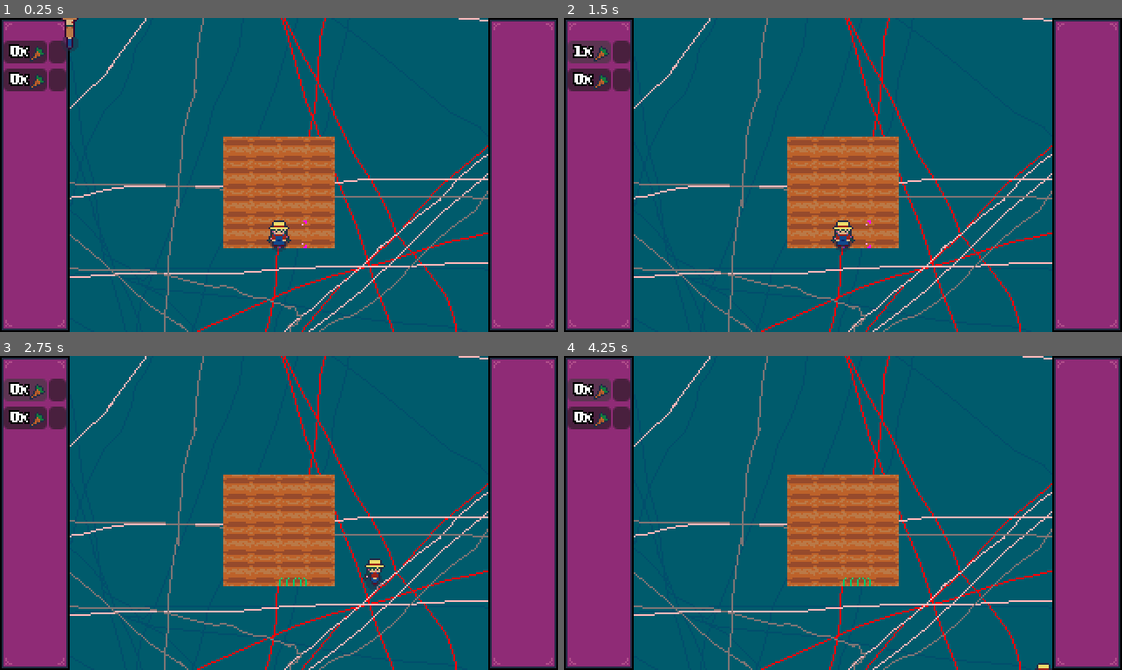
Above: before the commit, frames 1-4 (two rows, left to right).
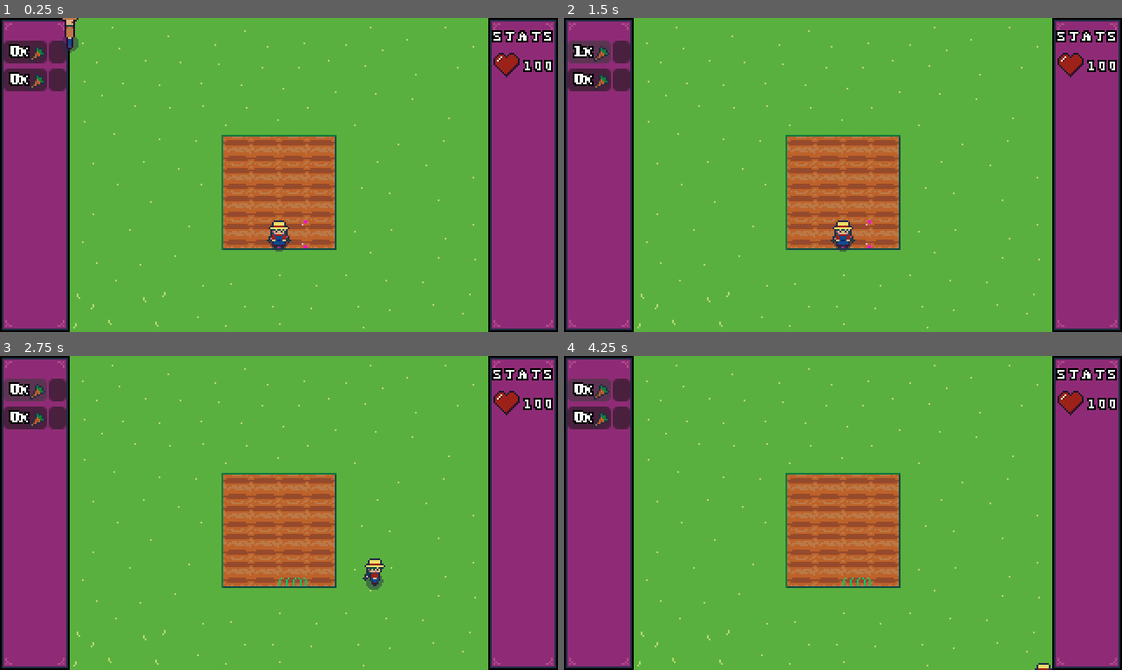
Above: after the commit, the same moments.

Repository: ghoulBlade3/harvest_bounty
Game: Godot game, scene res://main.tscn
The game is run twice, just before and just after one commit, with the same random seed, the same clock (stepped at 60 frames per second) and the same inputs.
Inputs (mouse positions are in pixels of both pictures, inside the frame that each line leads up to):
- Up to frame 1 (0.25 s): no input
- Up to frame 2 (1.5 s): click (619, 52) at 0.52 s; click (591, 52) at 1.27 s
- Up to frame 3 (2.75 s): tap Enter at 2 s; hold D (move_right) from 2.03 s (still down); tap E (interact) at 2.1 s
- Up to frame 4 (4.25 s): release D (move_right) at 2.78 s; hold S (move_down) 2.78-3.53 s; tap E (interact) at 2.85, 3.8 s; hold D (move_right) from 3.53 s (still down); tap R (water) at 3.6 s

The runs differ from the first frame. In frame 1, 69% of the frame differs, in the area x 12-100%, y 0-100%; in frame 2, 69%; in frame 3, 68%; in frame 4, 69%.
Error after the commit: Invalid call. Nonexistent function 'update_text' in base 'RichTextLabel'. (res://scripts/farmland.gd:58)

Commit message:
added_more_textures_and_adding_powers

Diff:
--- a/main.tscn
+++ b/main.tscn
@@ -10,7 +10,9 @@
 [ext_resource type="PackedScene" uid="uid://brw1cni5jksvl" path="res://scenes/buttons.tscn" id="6_7mycd"]
 [ext_resource type="Texture2D" uid="uid://dqq2uo8oilgpr" path="res://textures/player/water_test.png" id="8_4c57u"]
 [ext_resource type="Texture2D" uid="uid://b23lps3fygynn" path="res://textures/enemy/bounty-hunter.png" id="10_4c57u"]
+[ext_resource type="FontFile" uid="uid://btuwvdh4n3pm6" path="res://textures/fonts/PixelSerif_16px_v02.ttf" id="10_dg77c"]
 [ext_resource type="Script" uid="uid://pkut6cev4m04" path="res://enemy_bounty_hunter.gd" id="10_efxa6"]
+[ext_resource type="Texture2D" uid="uid://bjafpjcq12yqy" path="res://textures/ui/health.png" id="11_ycdy4"]
 
 [sub_resource type="TileSetScenesCollectionSource" id="TileSetScenesCollectionSource_1bvp3"]
 scenes/1/scene = ExtResource("4_1bvp3")
@@ -325,6 +327,7 @@
 metadata/_edit_lock_ = true
 
 [node name="background" type="Sprite2D" parent="." unique_id=1353185167]
+position = Vector2(0, 6)
 texture = ExtResource("1_h2yge")
 metadata/_edit_lock_ = true
 
@@ -377,8 +380,9 @@
 anchors_preset = 0
 offset_left = -160.0
 offset_top = -90.0
-offset_right = -120.0
+offset_right = 160.0
 offset_bottom = 90.0
+metadata/_edit_lock_ = true
 
 [node name="buttons" parent="camera/button_holder" unique_id=59998802 instance=ExtResource("6_7mycd")]
 layout_mode = 0
@@ -396,6 +400,40 @@
 offset_bottom = 42.0
 kPlantName = "torrac"
 
+[node name="stats_heading" type="RichTextLabel" parent="camera/button_holder" unique_id=850482350]
+texture_filter = 1
+layout_mode = 0
+offset_left = 282.0
+offset_top = 2.0
+offset_right = 319.0
+offset_bottom = 21.0
+mouse_filter = 2
+theme_override_constants/outline_size = 4
+theme_override_fonts/normal_font = ExtResource("10_dg77c")
+theme_override_font_sizes/normal_font_size = 9
+text = "S T A T S
+"
+horizontal_alignment = 1
+vertical_alignment = 1
+
+[node name="health_icon" type="Sprite2D" parent="camera/button_holder" unique_id=642497649]
+position = Vector2(291, 26)
+texture = ExtResource("11_ycdy4")
+
+[node name="health_text" type="RichTextLabel" parent="camera/button_holder/health_icon" unique_id=1929579181]
+texture_filter = 1
+offset_top = -7.0
+offset_right = 37.0
+offset_bottom = 12.0
+mouse_filter = 2
+theme_override_constants/outline_size = 4
+theme_override_fonts/normal_font = ExtResource("10_dg77c")
+theme_override_font_sizes/normal_font_size = 9
+text = "1 0 0
+"
+horizontal_alignment = 1
+vertical_alignment = 1
+
 [node name="enemy_bounty_hunter" type="CharacterBody2D" parent="." unique_id=1028105119]
 position = Vector2(-113, -72)
 script = ExtResource("10_efxa6")
@@ -414,16 +452,6 @@
 
 [connection signal="area_entered" from="game_objects/farmland" to="game_objects/farmland" method="_on_area_entered"]
 [connection signal="area_exited" from="game_objects/farmland" to="game_objects/farmland" method="_on_area_exited"]
-[connection signal="area_entered" from="game_objects/@Area2D@19086" to="game_objects/@Area2D@19086" method="_on_area_entered"]
-[connection signal="area_exited" from="game_objects/@Area2D@19086" to="game_objects/@Area2D@19086" method="_on_area_exited"]
-[connection signal="area_entered" from="game_objects/@Area2D@19087" to="game_objects/@Area2D@19087" method="_on_area_entered"]
-[connection signal="area_exited" from="game_objects/@Area2D@19087" to="game_objects/@Area2D@19087" method="_on_area_exited"]
-[connection signal="area_entered" from="game_objects/@Area2D@19088" to="game_objects/@Area2D@19088" method="_on_area_entered"]
-[connection signal="area_exited" from="game_objects/@Area2D@19088" to="game_objects/@Area2D@19088" method="_on_area_exited"]
-[connection signal="area_entered" from="game_objects/@Area2D@19089" to="game_objects/@Area2D@19089" method="_on_area_entered"]
-[connection signal="area_exited" from="game_objects/@Area2D@19089" to="game_objects/@Area2D@19089" method="_on_area_exited"]
-[connection signal="area_entered" from="game_objects/@Area2D@19090" to="game_objects/@Area2D@19090" method="_on_area_entered"]
-[connection signal="area_exited" from="game_objects/@Area2D@19090" to="game_objects/@Area2D@19090" method="_on_area_exited"]
 [connection signal="area_entered" from="game_objects/@Area2D@19091" to="game_objects/@Area2D@19091" method="_on_area_entered"]
 [connection signal="area_exited" from="game_objects/@Area2D@19091" to="game_objects/@Area2D@19091" method="_on_area_exited"]
 [connection signal="area_entered" from="game_objects/@Area2D@19092" to="game_objects/@Area2D@19092" method="_on_area_entered"]
@@ -444,3 +472,13 @@
 [connection signal="area_exited" from="game_objects/@Area2D@19099" to="game_objects/@Area2D@19099" method="_on_area_exited"]
 [connection signal="area_entered" from="game_objects/@Area2D@19100" to="game_objects/@Area2D@19100" method="_on_area_entered"]
 [connection signal="area_exited" from="game_objects/@Area2D@19100" to="game_objects/@Area2D@19100" method="_on_area_exited"]
+[connection signal="area_entered" from="game_objects/@Area2D@19101" to="game_objects/@Area2D@19101" method="_on_area_entered"]
+[connection signal="area_exited" from="game_objects/@Area2D@19101" to="game_objects/@Area2D@19101" method="_on_area_exited"]
+[connection signal="area_entered" from="game_objects/@Area2D@19102" to="game_objects/@Area2D@19102" method="_on_area_entered"]
+[connection signal="area_exited" from="game_objects/@Area2D@19102" to="game_objects/@Area2D@19102" method="_on_area_exited"]
+[connection signal="area_entered" from="game_objects/@Area2D@19103" to="game_objects/@Area2D@19103" method="_on_area_entered"]
+[connection signal="area_exited" from="game_objects/@Area2D@19103" to="game_objects/@Area2D@19103" method="_on_area_exited"]
+[connection signal="area_entered" from="game_objects/@Area2D@19104" to="game_objects/@Area2D@19104" method="_on_area_entered"]
+[connection signal="area_exited" from="game_objects/@Area2D@19104" to="game_objects/@Area2D@19104" method="_on_area_exited"]
+[connection signal="area_entered" from="game_objects/@Area2D@19105" to="game_objects/@Area2D@19105" method="_on_area_entered"]
+[connection signal="area_exited" from="game_objects/@Area2D@19105" to="game_objects/@Area2D@19105" method="_on_area_exited"]
--- a/scripts/farmland.gd
+++ b/scripts/farmland.gd
@@ -60,12 +60,18 @@
 				# UNSELECT THE ITEM IF THE PLAYER RAN OUT
 				if (player.inventory[player.selectedItem] <= 0):
 					player.selectedItem = player.items["empty"]
-
 				isPlantedOn = true
 
-	# PLANTS ARE COLLECTED
-	if growthStage == 2:
-		print("THIS IS COLLECTED NOW")
+	# PLANTS ARE CONSUMED IF PLANT IS FULLY GROWN
+	if growthStage != 2:
+		return
+	player.consume_food(crop)
+
+	# RESET PLANT SO IT CAN BE PLANTED ON AGAIN
+	isPlantedOn = false
+	growthStage = 0
+	farmland_plant.texture = null
+	crop = null
 	return
 
 
@@ -85,14 +91,6 @@
 		elif grow_time.time_left == 0:
 			add_growth_stage()
 
-
-	# IF PLAYER ISNT IN REACH OF FARMLAND, STOP CODE HERE
-	if !isInReach:
-		farmland_selection_overlay.hide()
-		return
-	farmland_selection_overlay.show()
-
-
 	# IF PLAYER IS DONE WATERING THE FARMLAND, RETURN THEIR SPEED/ANIM BACK TO NORMAL
 	if isWet:
 		if not player_sprite.is_playing() && player.canInteract == false:
@@ -100,7 +98,13 @@
 			player.canInteract = true
 			player_sprite.play(oldPlayerAnimation)
 
-	 # DO FARMLAND ACTIONS
+	 # STOP CODE HERE IF PLAYER CANT REACH FARMLAND
+	if !isInReach:
+		farmland_selection_overlay.hide()
+		return
+	farmland_selection_overlay.show()
+
+	# PLAYER INTERACTS WITH FARMLAND
 	if Input.is_action_just_pressed("interact") && player.canInteract:
 		farmland_action()
 	if Input.is_action_just_pressed("water") && player.canInteract && not isWet:
--- a/scripts/player_main.gd
+++ b/scripts/player_main.gd
@@ -3,7 +3,8 @@
 @onready var player_sprite: AnimatedSprite2D = $player_sprite
 @onready var directional_animation_component: dir_anim_compoment = $directional_animation_component
 
-var speed: float = 4800.0
+const kSpeed: float = 4800.0
+var speed: float = kSpeed
 var health: int = 5
 var canInteract: bool = true
 
@@ -13,6 +14,7 @@
 	"carrot": 1,
 	"torrac": 2
 }
+
 var inventory: Array = [null, 0, 0]
 var lastLookDir: String = 'S'
 var last_velocity_normalized = Vector2.ZERO
@@ -40,9 +42,17 @@
 	move_and_slide()
 
 
-func _consume_food(foodItem: String):
+
+
+var kFastSpeed = speed * 1.5
+var carrotTimer: Timer = Timer.new()
+
+func consume_food(foodItem: String):
 	match foodItem:
 		"carrot":
+			speed = kFastSpeed
 			print("Carrot consume")
+			return
 		"torrac":
 			print("Torrac consume")
+			return
Binary file changed: textures/blocks/env.png
Binary file added: textures/ui/health.png
Not shown, added: textures/ui/health.png.import
Not shown, added: textures/blocks/env.png.kra
Not shown, added: textures/blocks/env.png.kra~
Not shown, added: textures/blocks/env.png~
Not shown, removed: textures/ui/icon_carrot.png~
Not shown, removed: textures/ui/icon_torrac.png~
Not shown, removed: textures/ui/side_panel.png~
